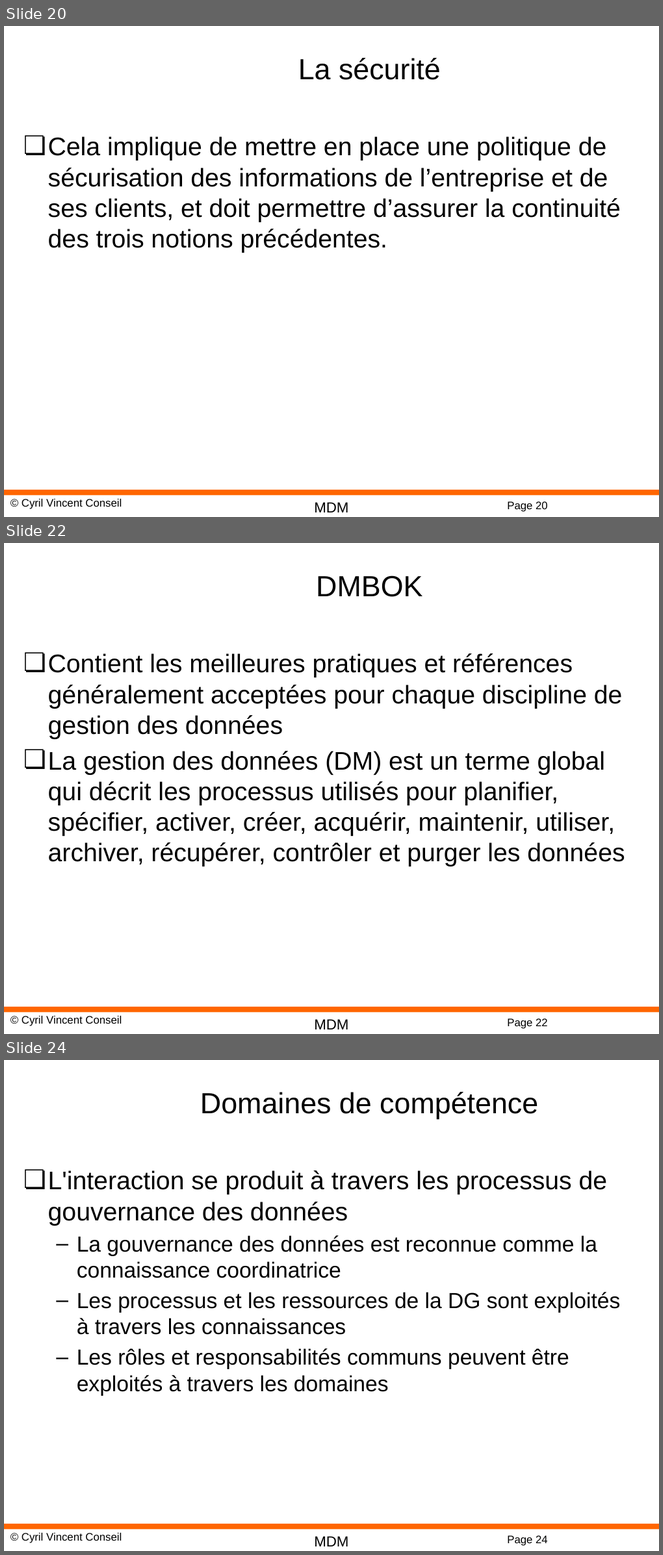
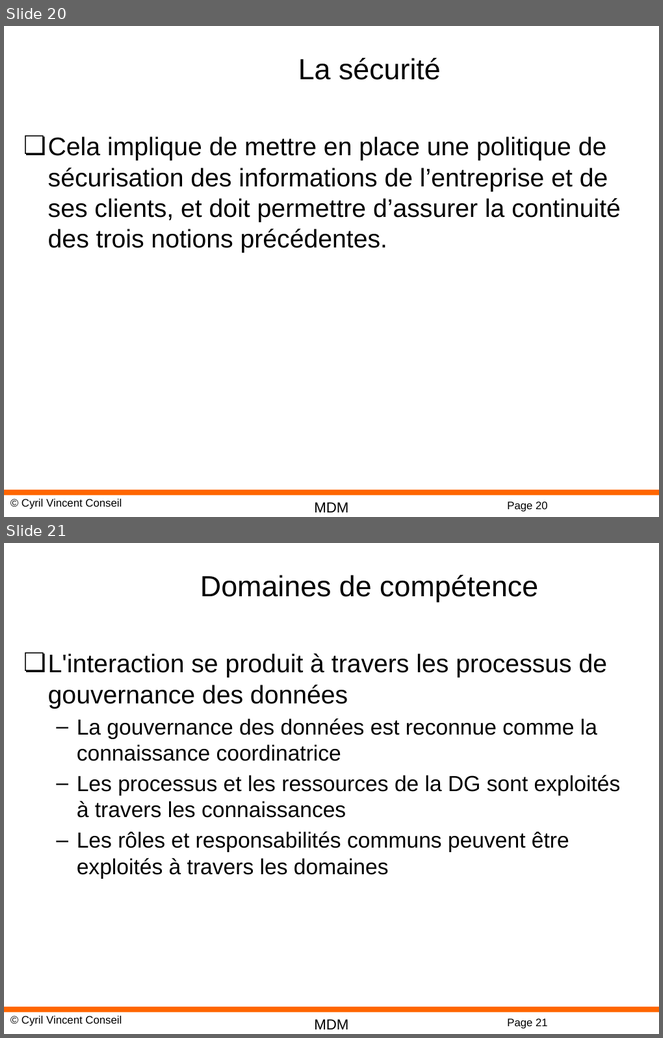
Before and after one commit to cyrilvincent/mdm, a slide deck: DM03-Governance.pptx. Shown one above the other, each under a label of ours: slides 20, 22 and 24 before the commit, slides 20 and 21 after it; the slides between them are not shown. The pictures are 663x1555 and 663x1038 pixels, drawn with LibreOffice and Linux fonts; fonts in the diff are those of the drawing; background and template pictures are left out. Boxes give left, top, right and bottom in pixels: in the first picture for what was removed or moved away, otherwise in the second. Text is boxed around its words. In the diff, an @@ line names an element or a change of style, - is before the commit and + after.

```diff
--- a/DM03-Governance.pptx
+++ b/DM03-Governance.pptx
@@ slide 22 removed at box(4, 543, 659, 1034), background #FFFFFF; not listed: 4 template elements that a slide beside it also shows @@
@@ title removed at box(316, 575, 423, 597) @@
-DMBOK
@@ text removed at box(48, 653, 625, 867) @@
-❏ Contient les meilleures pratiques et références généralement acceptées pour chaque discipline de gestion des données
-❏ La gestion des données (DM) est un terme global qui décrit les processus utilisés pour planifier, spécifier, activer, créer, acquérir, maintenir, utiliser, archiver, récupérer, contrôler et purger les données
@@ what was slide 24 is now slide 21 @@
@@ page number at box(507, 1019, 548, 1029): text changed @@
-Page 24
+Page 21
```
Also in this commit, not shown: 1 slide changed, 1 slide added, 2 other slides removed, 12 other files.
